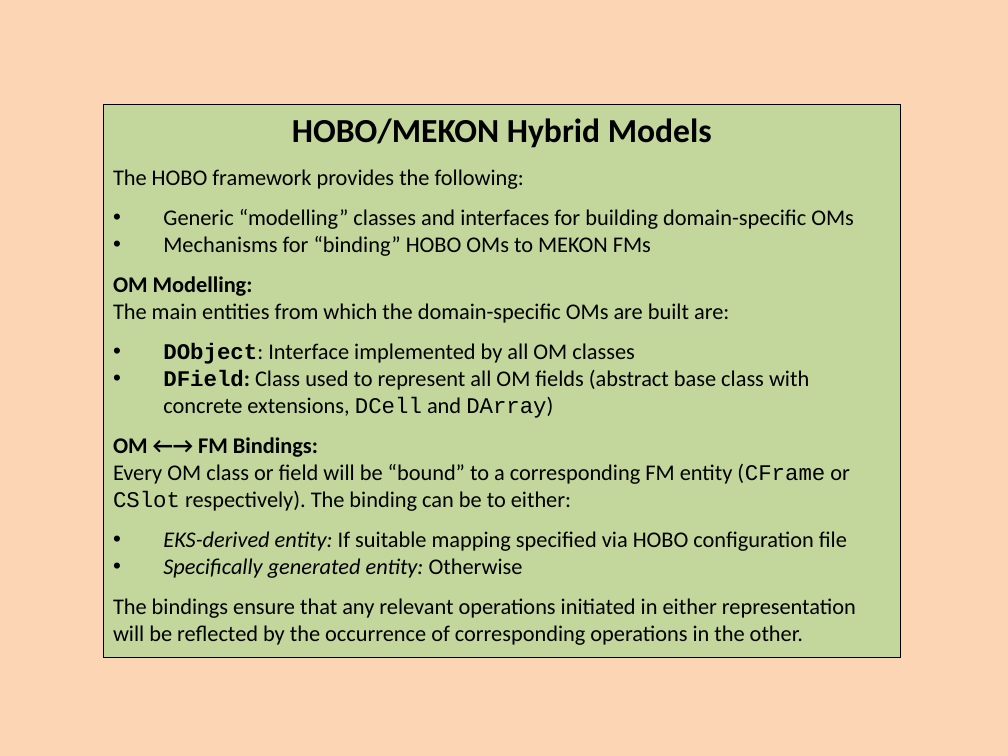
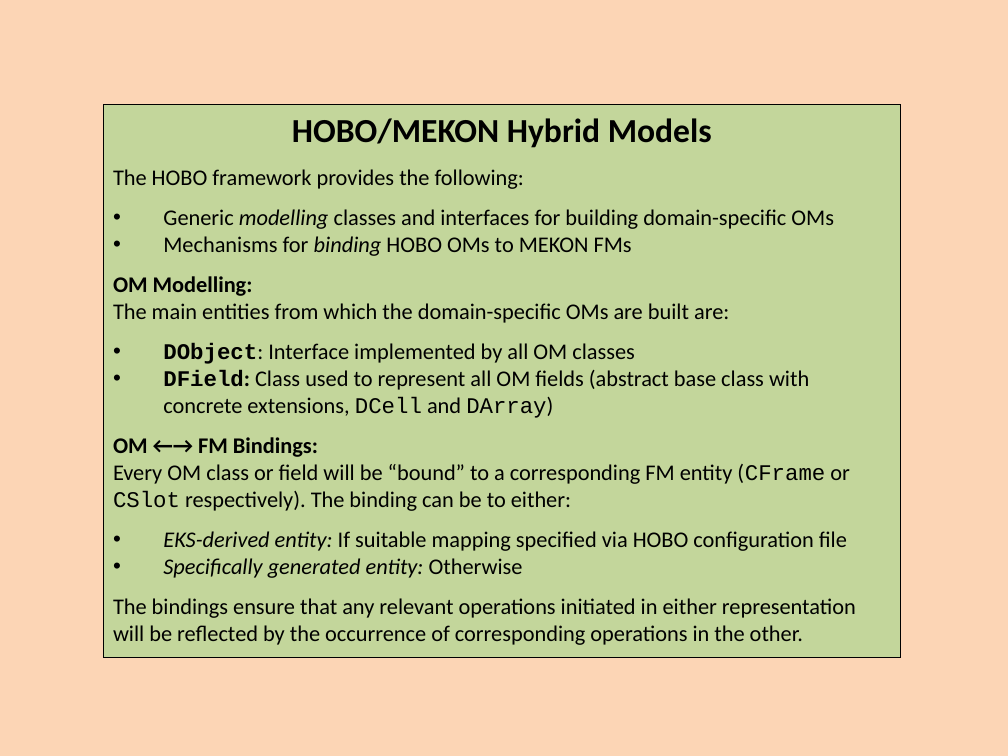
Before and after one commit to colin-puleston/mekon-hobo, a slide deck: slide 23 of docs/MEKON-HOBO Introductory Tutorial.pptx (slide 22 before the commit). Drawn at 1008x756 pixels with LibreOffice and Linux fonts; fonts in the diff are those of the drawing. Boxes give left, top, right and bottom in pixels: in the first picture for what was removed or moved away, otherwise in the second. Text is boxed around its words. In the diff, an @@ line names an element or a change of style, - is before the commit and + after.

```diff
--- a/docs/MEKON-HOBO Introductory Tutorial.pptx
+++ b/docs/MEKON-HOBO Introductory Tutorial.pptx
@@ text in rectangle at <box>163,209,834,256</box>: text changed @@
-• Generic “modelling” classes and interfaces for building domain-specific OMs
-• Mechanisms for “binding” HOBO OMs to MEKON FMs
+• Generic modelling classes and interfaces for building domain-specific OMs
+• Mechanisms for binding HOBO OMs to MEKON FMs
```
Also in this commit, not shown: 10 other slides changed, 1 slide added.
